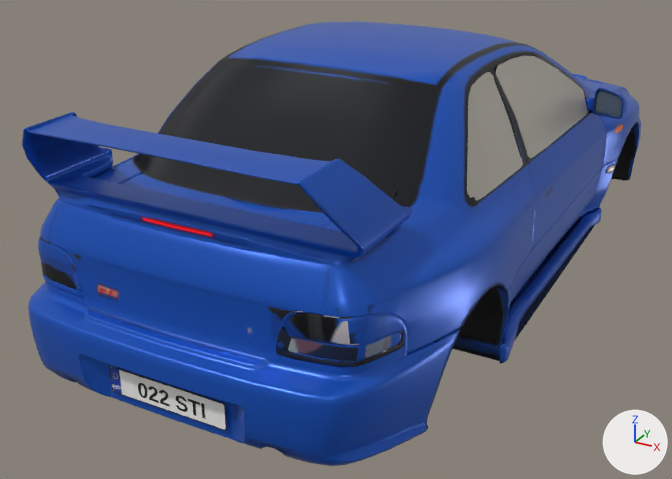
Two versions of the glTF model public/models/impreza.glb, one commit apart.
One viewpoint serves both versions: a camera (50 mm lens) standing at (1.91, -4.31, 2.25) and looking at (-0.25, -0.39, 0.29). The lights are fixed; the arrows at lower right show +X, +Y and +Z. The picture after the commit comes second. Vertices at exactly the same position are counted once.

Names of what the first picture shows: 'impreza22b_glb'.
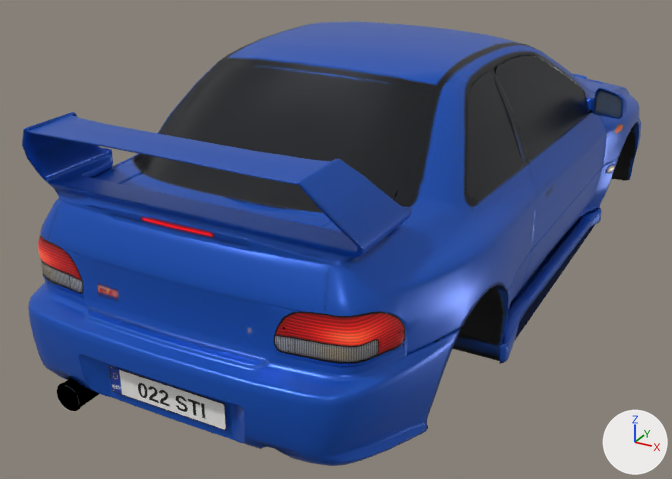
Changed parts and their boxes [x1, y1, x2, y2] in the pictures (672 x 479 px):
part 1 of me_mesh_0, added: after [57, 378, 99, 411]
part 2 of me_mesh_0, reshaped: [54, 243, 465, 349] in both
part 3 of me_mesh_0, surface changed: [38, 55, 588, 368] in both
part 4 of me_mesh_0, recoloured: [38, 232, 409, 368] in both

What changed in the scene script:
```text
Add img_image_3:
    img_image_3 = load_image('Image_3', '_unpacked/Image_3', 1024, 512, 'sRGB')
Add img_image_4:
    img_image_4 = load_image('Image_4', '_unpacked/Image_4', 512, 256, 'sRGB')
Add mat_lamps:
    mat_lamps = bpy.data.materials.new('lamps')
    # uses the picture img_image_3
    # uses the picture img_image_4
Add mat_pipe:
    mat_pipe = bpy.data.materials.new('pipe')
    mat_pipe.use_nodes = True; mat_pipe.node_tree.nodes.clear()
    _N = mat_pipe.node_tree.nodes; _L = mat_pipe.node_tree.links
    n0 = _N.new('ShaderNodeBsdfPrincipled'); n0.name = 'Principled BSDF'
    n0.inputs[1].default_value = 1.0  # 'Metallic'
    n0.inputs[2].default_value = 0.2  # 'Roughness'
    n1 = _N.new('ShaderNodeOutputMaterial'); n1.name = 'Material Output'
    n2 = _N.new('ShaderNodeVertexColor'); n2.name = 'Color Attribute'
    _L.new(n0.outputs[0], n1.inputs[0])  # 'BSDF' to 'Surface'
    _L.new(n2.outputs[0], n0.inputs[0])  # 'Color' to 'Base Color'
Change me_mesh_0:
    used by ob_impreza22b_glb; location = (0.0, 0.0, 0.0)
    remove me_mesh_0.from_pydata(...)  # 9340 vertices, 16656 faces; spans x -0.97..0.97, y -2.16..2.12, z 0.13..1.38
    add me_mesh_0.from_pydata(...)  # 9373 vertices, 16742 faces; spans x -0.97..0.97, y -2.16..2.12, z 0.13..1.38
    me_mesh_0 part 1: a new loose piece of 192 vertices spanning x -0.52..-0.39, y -2.15..-1.85, z 0.19..0.32
    me_mesh_0 part 2: 17 vertices moved within x -0.77..0.87, y -2.02..-1.46, z 0.59..0.82; 48 vertices removed from x -0.49..-0.42, y -2.03..-1.91, z 0.22..0.3
    me_mesh_0 part 3: 2724 kept faces spanning x -0.81..0.78, y -2.04..1.84, z 0.6..1.3 get new texture (UV) coordinates
    me_mesh_0 part 4: 736 faces spanning x -0.81..0.78, y -2.04..-1.66, z 0.6..0.87 switch from mat_body to mat_lamps
    other edits to the shape of me_mesh_0 do not show in these pictures
    add me_mesh_0.materials.append(mat_pipe)
```
